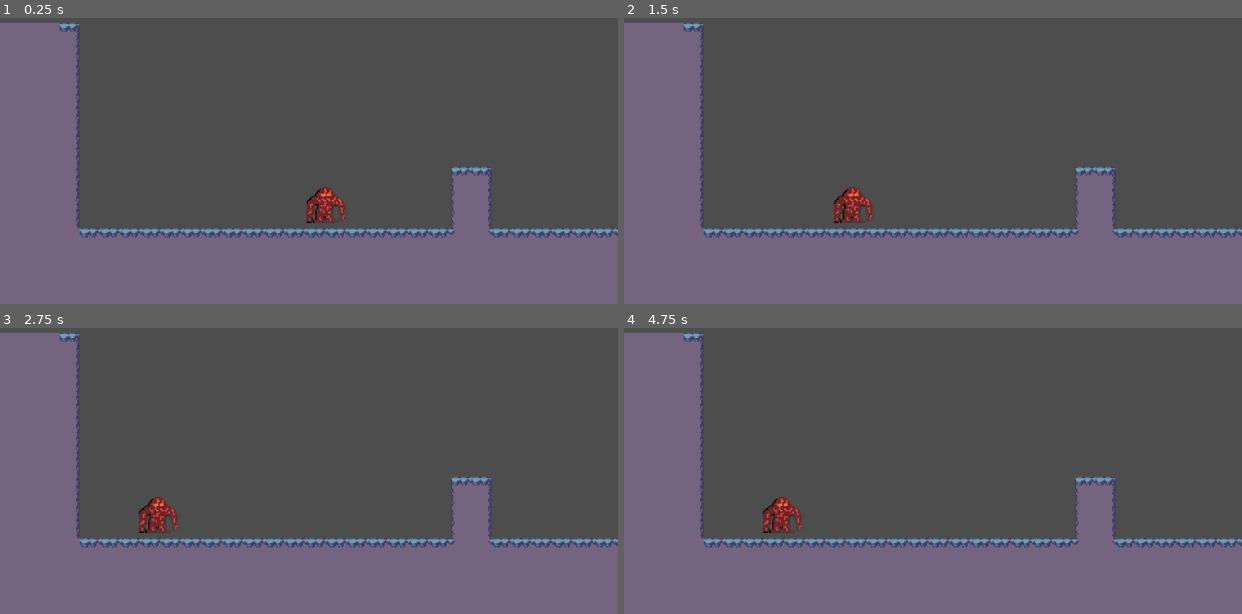
Above: before the commit, frames 1-4 (two rows, left to right).
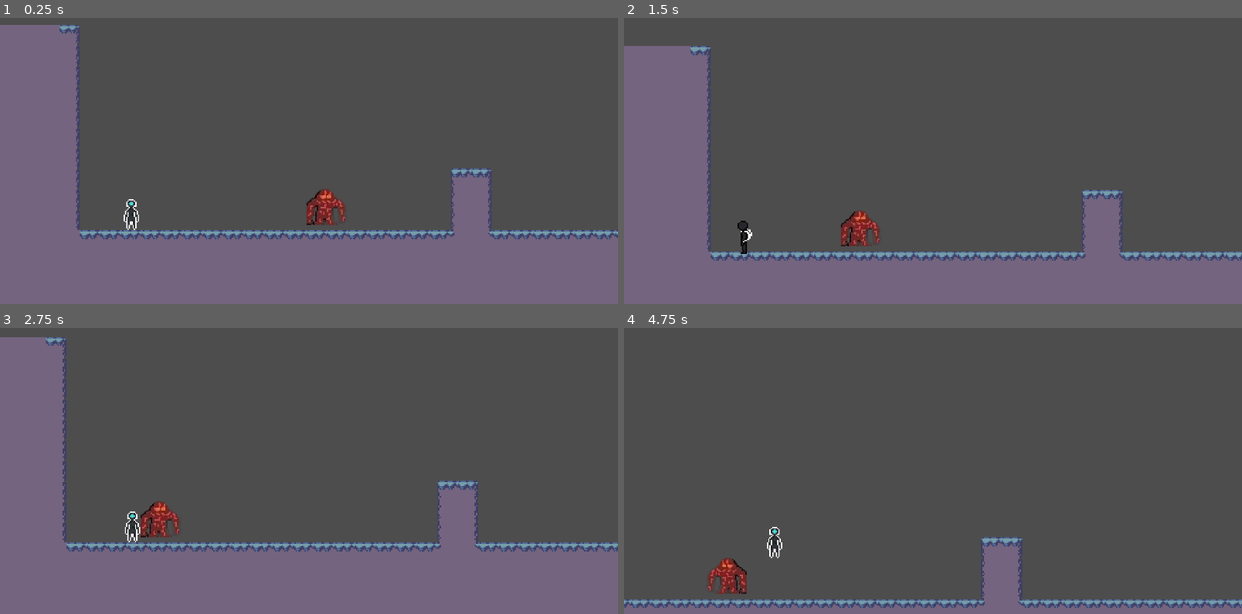
Above: after the commit, the same moments.

Repository: javsorbla/tfg-rotlc
Game: Godot game, scene res://scenes/Tutorial.tscn
Same seed, same stepped clock (60 frames per second), same inputs: the game is played once before the commit and once after it.
Inputs:
- Up to frame 1 (0.25 s): no input
- Up to frame 2 (1.5 s): hold Down (aim_down) 0.53-1.28 s; tap Space (jump) at 0.77 s; tap Left (aim_left) at 1.35 s
- Up to frame 3 (2.75 s): tap Space (jump) at 1.52 s; hold Right (aim_right) from 2.03 s (still down)
- Up to frame 4 (4.75 s): release Right (aim_right) at 2.78 s; tap Up (aim_up) at 2.85 s; tap Space (jump) at 3.02, 3.77, 4.52 s; tap J (attack) at 3.6 s; tap Shift (dash) at 4.35 s

The runs differ from the first frame. In frame 1, 3.0% of the frame differs, in the area x 0-100%, y 1-78%; in frame 2, 12%; in frame 3, 6.6%; in frame 4, 33%, in the area x 0-100%, y 1-98%.
Error before the commit: Parse Error: Constant "ATTACK_DURATION" has the same name as a previously declared constant. (res://player/player.gd:16)

Commit message:
fix: eliminar declaraciones de variables duplicadas

Diff:
--- a/Juego/player/player.gd
+++ b/Juego/player/player.gd
@@ -6,11 +6,6 @@
 const DASH_SPEED = 300.0
 const DASH_DURATION = 0.20
 const DASH_COOLDOWN = 0.5
-
-# Constantes de ataque
-const ATTACK_DURATION = 0.3
-const HITBOX_OFFSET_X = 14
-const HITBOX_OFFSET_Y = 22
 
 # Constantes de ataque
 const ATTACK_DURATION = 0.3
